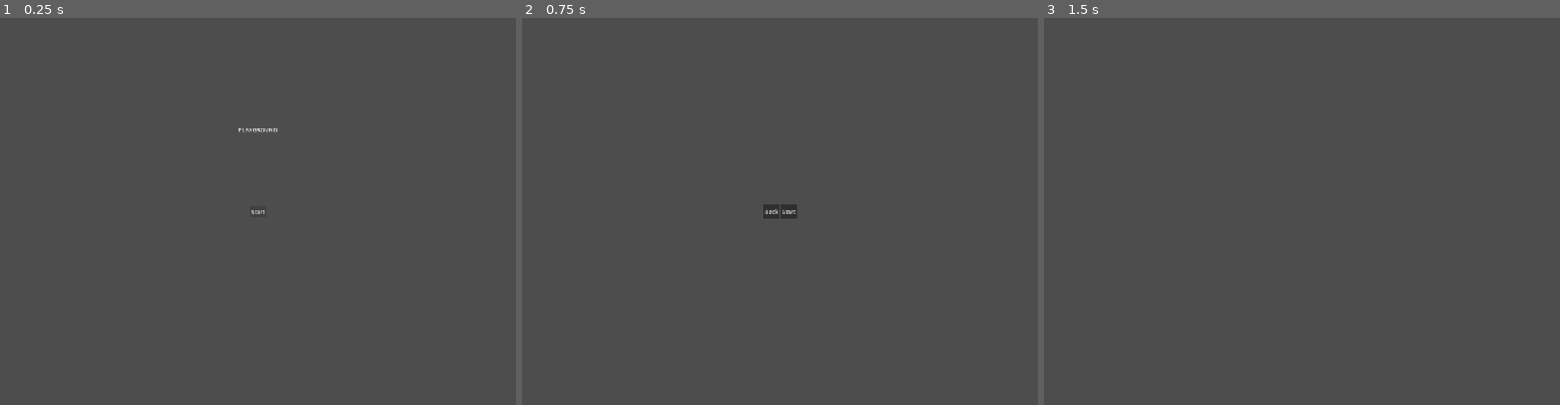
Above: before the commit, frames 1-3 (left to right).
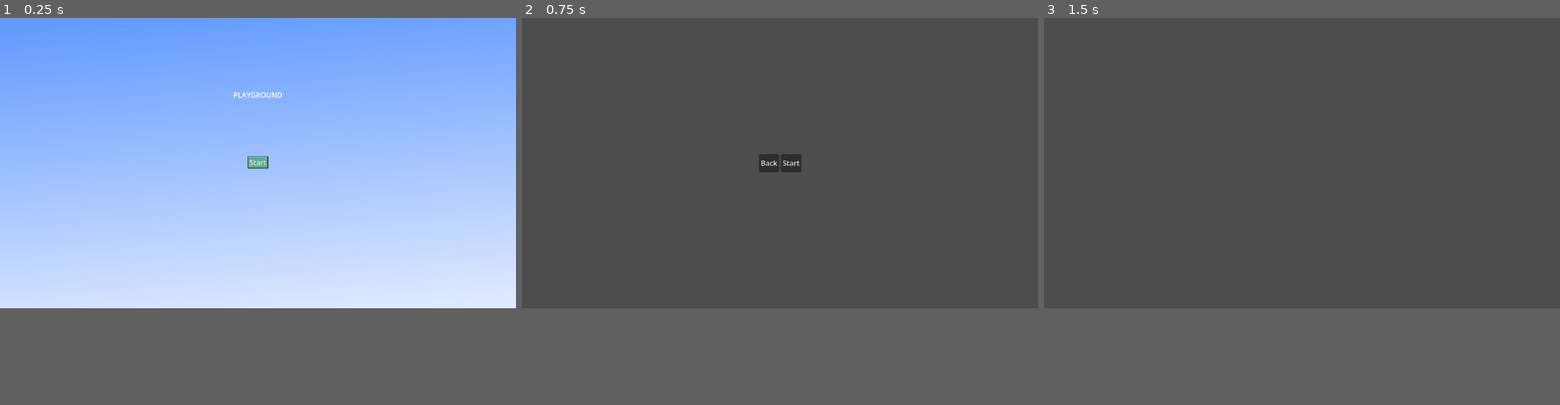
Above: after the commit, the same moments.

Repository: pixcai/playground
Game: Godot game, scene res://playground.tscn
Same seed, same stepped clock (60 frames per second), same inputs: the game is played once before the commit and once after it.
Inputs:
- Up to frame 1 (0.25 s): no input
- Up to frame 2 (0.75 s): click "Start" at 0.5 s
- Up to frame 3 (1.5 s): click "Start" at 1.25 s
In our replay, the window is 800x600 before the commit and 800x450 after it. These sizes can differ from the game's own. Grey fills any space a smaller window leaves; there, only what the larger window draws over its background counts as a difference.

The runs differ from the first frame. In frame 1, 75% of the frame differs, in the area x 0-100%, y 0-75%; in frame 2, 0.5%; in frame 3, only the window size differs.

Commit message:
Add background

Diff:
--- a/project.godot
+++ b/project.godot
@@ -17,14 +17,14 @@
 
 [autoload]
 
+Global="*uid://d357mwduanvwa"
 SceneManager="*uid://bdugvu0e22kww"
 
 [display]
 
-window/size/viewport_width=1440
-window/size/viewport_height=1080
-window/stretch/mode="canvas_items"
+window/stretch/mode="viewport"
 window/stretch/aspect="expand"
+window/stretch/scale_mode="integer"
 
 [editor_plugins]
 
@@ -44,5 +44,6 @@
 
 [rendering]
 
+textures/canvas_textures/default_texture_filter=0
 rendering_device/driver.windows="d3d12"
 lights_and_shadows/multi_bounce_occlusion/enabled=true
--- /dev/null
+++ b/scenes/ui/components/text_button/text_button.tscn
@@ -0,0 +1,34 @@
+[gd_scene format=3 uid="uid://bugk8g4bctjxe"]
+
+[ext_resource type="Texture2D" uid="uid://ciimpani7roc3" path="res://assets/buttons.png" id="1_5buux"]
+
+[sub_resource type="StyleBoxTexture" id="StyleBoxTexture_5buux"]
+texture = ExtResource("1_5buux")
+texture_margin_left = 2.0
+texture_margin_top = 2.0
+texture_margin_right = 2.0
+texture_margin_bottom = 2.0
+region_rect = Rect2(0, 0, 16, 16)
+
+[sub_resource type="StyleBoxTexture" id="StyleBoxTexture_76yl1"]
+texture = ExtResource("1_5buux")
+texture_margin_left = 2.0
+texture_margin_top = 2.0
+texture_margin_right = 2.0
+texture_margin_bottom = 2.0
+region_rect = Rect2(16, 0, 16, 16)
+
+[sub_resource type="StyleBoxTexture" id="StyleBoxTexture_bw0iy"]
+texture = ExtResource("1_5buux")
+texture_margin_left = 2.0
+texture_margin_top = 2.0
+texture_margin_right = 2.0
+texture_margin_bottom = 2.0
+region_rect = Rect2(32, 0, 16, 16)
+
+[node name="TextButton" type="Button" unique_id=548740476]
+offset_right = 160.0
+offset_bottom = 43.0
+theme_override_styles/normal = SubResource("StyleBoxTexture_5buux")
+theme_override_styles/pressed = SubResource("StyleBoxTexture_76yl1")
+theme_override_styles/hover = SubResource("StyleBoxTexture_bw0iy")
--- a/scenes/ui/screens/main/main_screen.gd
+++ b/scenes/ui/screens/main/main_screen.gd
@@ -6,6 +6,4 @@
 
 
 func _on_start_button_pressed() -> void:
-	get_tree().change_scene_to_file(
-		"res://scenes/ui/screens/sample_select/sample_select_screen.tscn"
-	)
+	get_tree().change_scene_to_file("res://scenes/ui/screens/sample_select/sample_select_screen.tscn")
--- a/scenes/ui/screens/main/main_screen.tscn
+++ b/scenes/ui/screens/main/main_screen.tscn
@@ -1,6 +1,8 @@
 [gd_scene format=3 uid="uid://3g2rbqteftji"]
 
 [ext_resource type="Script" uid="uid://cdsd8iwcyv5j5" path="res://scenes/ui/screens/main/main_screen.gd" id="1_hiulm"]
+[ext_resource type="Texture2D" uid="uid://dqswtbdat7fdq" path="res://assets/background.png" id="2_cpdxx"]
+[ext_resource type="PackedScene" uid="uid://bugk8g4bctjxe" path="res://scenes/ui/components/text_button/text_button.tscn" id="3_aokt1"]
 
 [node name="MainScreen" type="Control" unique_id=59956919]
 layout_mode = 3
@@ -11,19 +13,29 @@
 grow_vertical = 2
 script = ExtResource("1_hiulm")
 
+[node name="TextureRect" type="TextureRect" parent="." unique_id=2048956319]
+layout_mode = 0
+offset_right = 1152.0
+offset_bottom = 648.0
+texture = ExtResource("2_cpdxx")
+
 [node name="Label" type="Label" parent="." unique_id=899768565]
 layout_mode = 1
-anchors_preset = 5
+anchors_preset = 8
 anchor_left = 0.5
+anchor_top = 0.5
 anchor_right = 0.5
+anchor_bottom = 0.5
 offset_left = -55.0
-offset_top = 300.0
+offset_top = -164.0
 offset_right = 55.0
-offset_bottom = 323.0
+offset_bottom = -141.0
 grow_horizontal = 2
+grow_vertical = 2
+size_flags_vertical = 8
 text = "PLAYGROUND"
 
-[node name="StartButton" type="Button" parent="." unique_id=1686986614]
+[node name="VBoxContainer" type="VBoxContainer" parent="." unique_id=1556973782]
 layout_mode = 1
 anchors_preset = 8
 anchor_left = 0.5
@@ -36,6 +48,9 @@
 offset_bottom = 15.5
 grow_horizontal = 2
 grow_vertical = 2
+
+[node name="StartButton" parent="VBoxContainer" unique_id=548740476 instance=ExtResource("3_aokt1")]
+layout_mode = 2
 text = "Start"
 
-[connection signal="pressed" from="StartButton" to="." method="_on_start_button_pressed"]
+[connection signal="pressed" from="VBoxContainer/StartButton" to="." method="_on_start_button_pressed"]
--- /dev/null
+++ b/scripts/autoload/global.gd
@@ -0,0 +1,9 @@
+extends Node
+
+
+func _ready() -> void:
+	init_window()
+
+
+func init_window() -> void:
+	get_window().size *= DisplayServer.screen_get_scale()
Binary file added: assets/background.png
Not shown, added: assets/background.png.import
Binary file added: assets/buttons.png
Not shown, added: assets/buttons.png.import
Not shown, added: scripts/autoload/global.gd.uid
